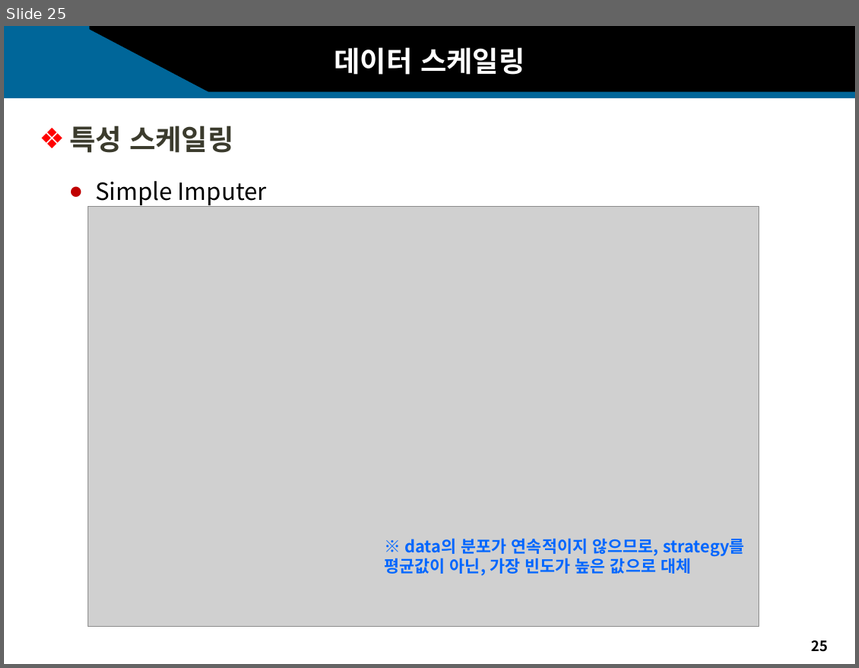
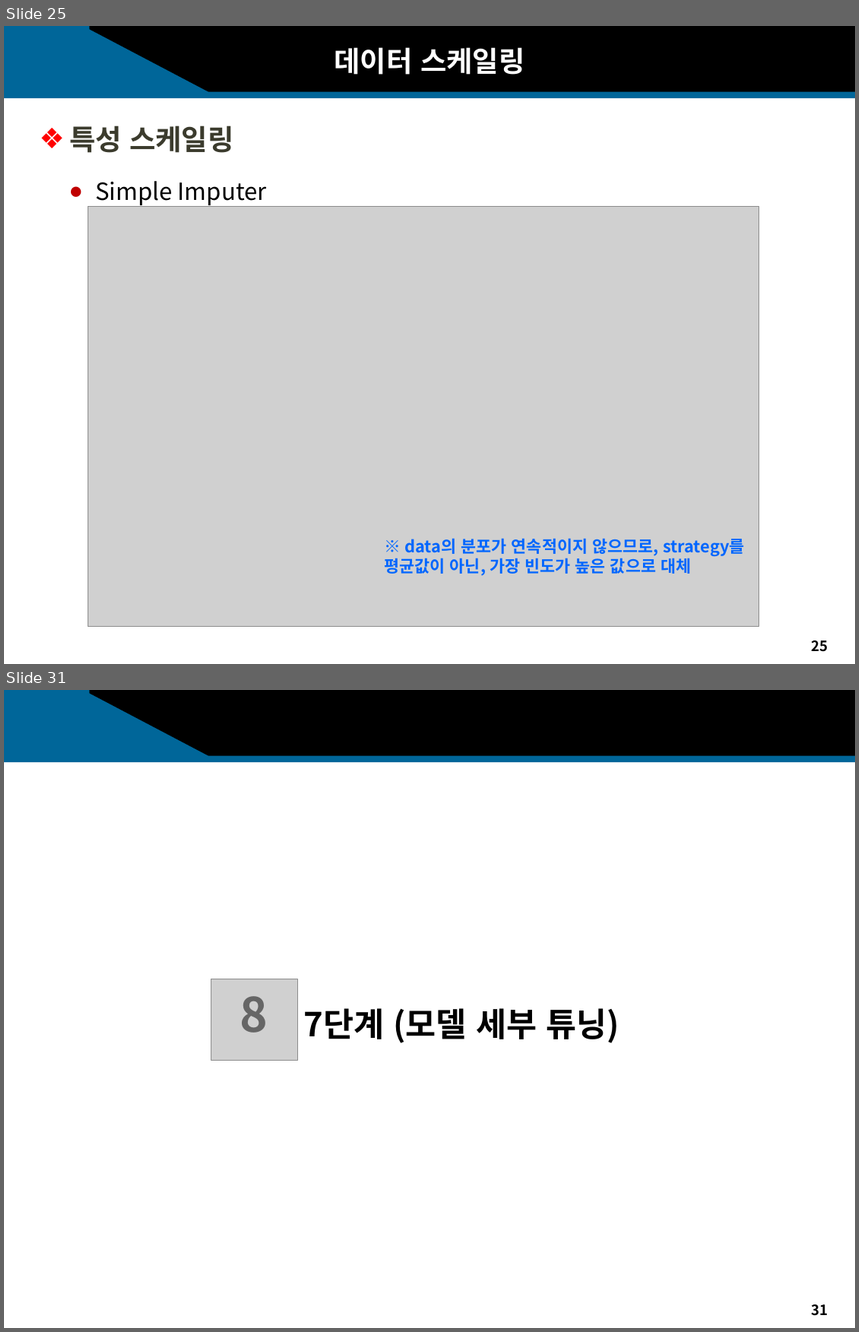
Before and after one commit to sakura09040904/Portfolio, a slide deck: 2. 1학년2학기/1. 어프렌티스 프로젝트/11주차_기말프로젝트/11주차_과제_발표자료.pptx. Shown one above the other, each under a label of ours: slide 25 before the commit, slides 25 and 31 after it; the slides between them are not shown. The pictures are 859x668 and 859x1332 pixels, drawn with LibreOffice and Linux fonts; fonts in the diff are those of the drawing; grey boxes stand for pictures; background and template pictures are left out. Boxes give left, top, right and bottom in pixels: in the first picture for what was removed or moved away, otherwise in the second. Text is boxed around its words. In the diff, an @@ line names an element or a change of style, - is before the commit and + after.

```diff
--- a/2. 1학년2학기/1. 어프렌티스 프로젝트/11주차_기말프로젝트/11주차_과제_발표자료.pptx
+++ b/2. 1학년2학기/1. 어프렌티스 프로젝트/11주차_기말프로젝트/11주차_과제_발표자료.pptx
@@ slide 31 added at (4, 690, 855, 1328), background #FFFFFF; not listed: 5 template elements that a slide beside it also shows @@
@@ picture added at (211, 980, 297, 1060) @@
@@ text added at (240, 996, 268, 1033), 40 pt, text #666666, bold @@
+8
@@ text added at (304, 1008, 620, 1043), 28 pt, text #000000, bold @@
+7단계 (모델 세부 튜닝)
```
Also in this commit, not shown: 3 slides changed, 6 other slides added, 1 other file.
